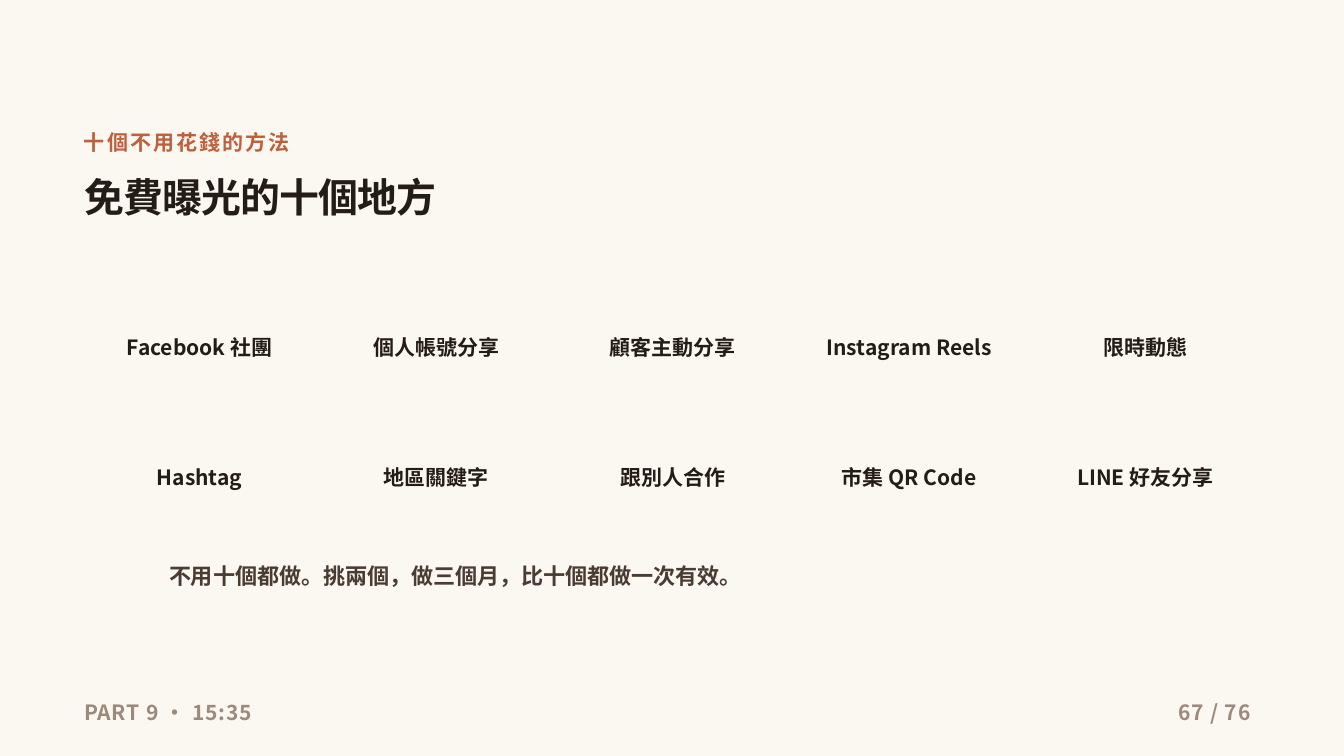
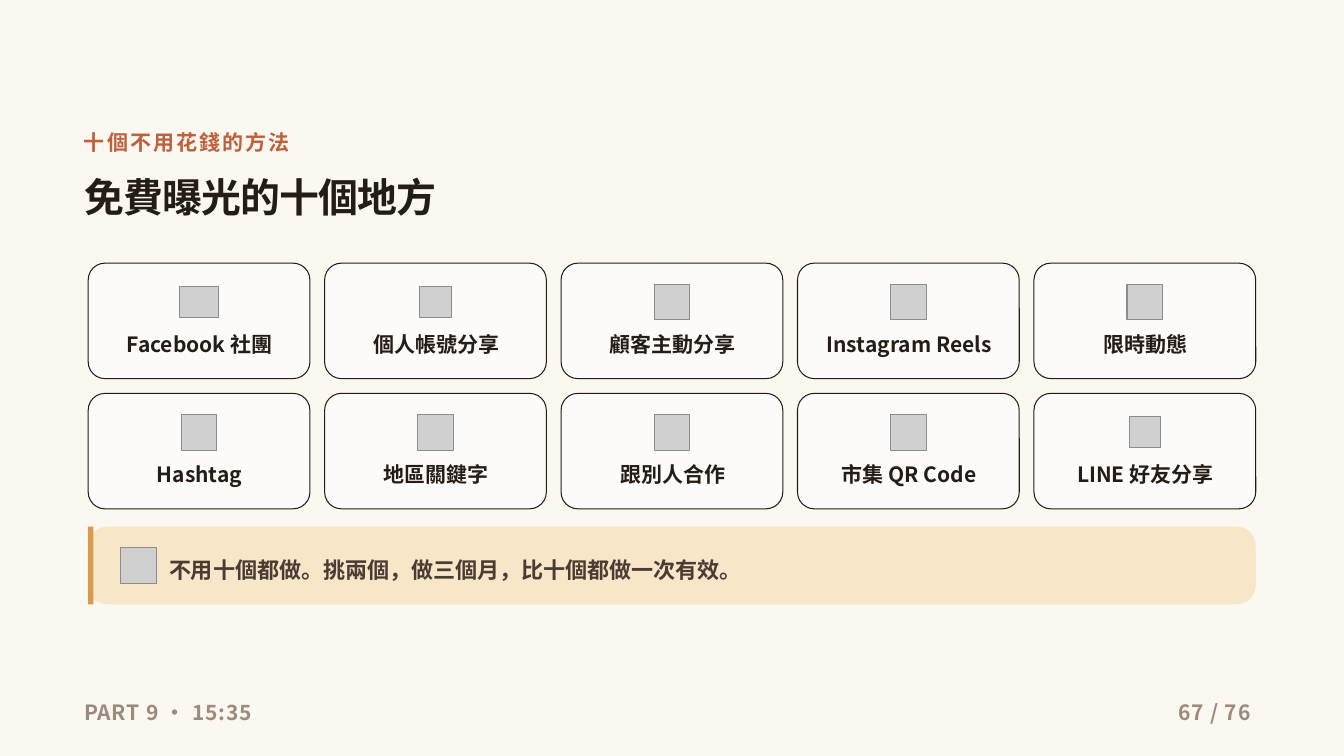
Before and after one commit to ja9705110/gogoeveryday, a slide deck: slide 67 of social-course/social-media-course-deck.pptx. Drawn at 1344x756 pixels with LibreOffice and Linux fonts; fonts in the diff are those of the drawing; grey boxes stand for pictures; background and template pictures are left out. Boxes give left, top, right and bottom in pixels: in the first picture for what was removed or moved away, otherwise in the second. Text is boxed around its words. In the diff, an @@ line names an element or a change of style, - is before the commit and + after.

```diff
--- a/social-course/social-media-course-deck.pptx
+++ b/social-course/social-media-course-deck.pptx
@@ rounded rectangle added at <box>89,263,311,379</box>, fill #FFFFFF at 62% opacity, outline #241C17 0.75 pt @@
@@ rounded rectangle added at <box>325,263,546,379</box>, fill #FFFFFF at 62% opacity, outline #241C17 0.75 pt @@
@@ rounded rectangle added at <box>562,263,783,379</box>, fill #FFFFFF at 62% opacity, outline #241C17 0.75 pt @@
@@ rounded rectangle added at <box>798,263,1019,379</box>, fill #FFFFFF at 62% opacity, outline #241C17 0.75 pt @@
@@ rounded rectangle added at <box>1034,263,1256,379</box>, fill #FFFFFF at 62% opacity, outline #241C17 0.75 pt @@
@@ picture added at <box>179,286,220,319</box> @@
@@ picture added at <box>419,286,451,318</box> @@
@@ picture added at <box>654,284,690,320</box> @@
@@ picture added at <box>891,284,927,320</box> @@
@@ picture added at <box>1127,284,1163,320</box> @@
@@ rounded rectangle added at <box>89,393,311,509</box>, fill #FFFFFF at 62% opacity, outline #241C17 0.75 pt @@
@@ picture added at <box>181,414,217,450</box> @@
@@ rounded rectangle added at <box>325,393,546,509</box>, fill #FFFFFF at 62% opacity, outline #241C17 0.75 pt @@
@@ picture added at <box>417,414,453,450</box> @@
@@ rounded rectangle added at <box>562,393,783,509</box>, fill #FFFFFF at 62% opacity, outline #241C17 0.75 pt @@
@@ picture added at <box>654,414,690,450</box> @@
@@ rounded rectangle added at <box>798,393,1019,509</box>, fill #FFFFFF at 62% opacity, outline #241C17 0.75 pt @@
@@ picture added at <box>891,414,927,450</box> @@
@@ rounded rectangle added at <box>1034,393,1256,509</box>, fill #FFFFFF at 62% opacity, outline #241C17 0.75 pt @@
@@ picture added at <box>1129,416,1160,448</box> @@
@@ rounded rectangle added at <box>89,527,1256,605</box>, fill #F8E6C9 @@
@@ rectangle added at <box>89,527,94,605</box>, fill #D99A4E @@
@@ picture added at <box>121,547,156,583</box> @@
@@ text "不用十個都做。挑兩個，做三個月，比十個都做一次有效。": place and size @@
-text "不用十個都做。挑兩個，做三個月，比十個都做一次有效。" at <box>169,565,741,587</box>
+text "不用十個都做。挑兩個，做三個月，比十個都做一次有效。" at <box>169,559,741,581</box>
```
Also in this commit, not shown: 75 other slides changed, 9 other files.
